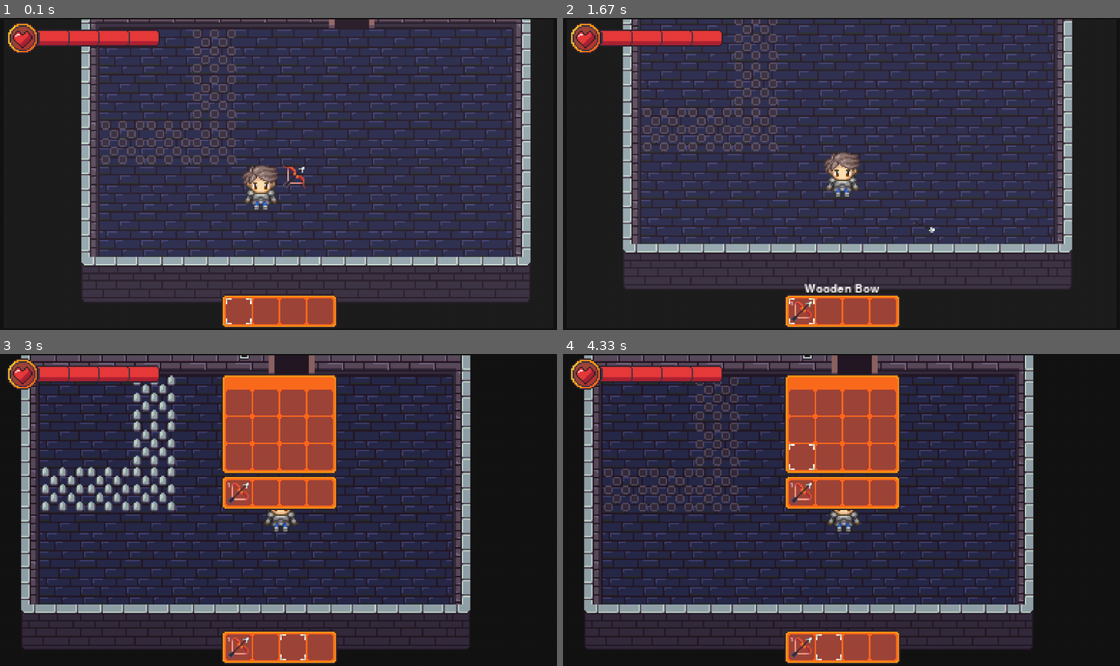
Above: before the commit, frames 1-4 (two rows, left to right).
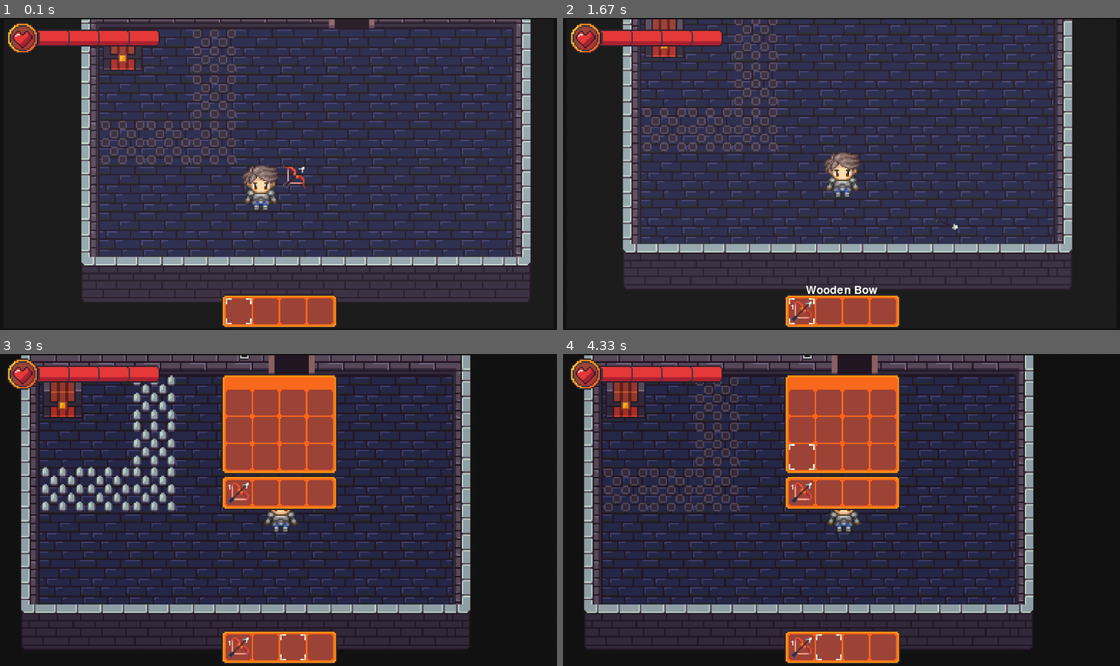
Above: after the commit, the same moments.

Repository: CyberSurge-Dev/PygameTesting
Game: pygame game, started from main.py
Two runs of this game, one before a commit and one after it. Both use one fixed random seed, a clock stepped at 60 frames per second and the inputs below.
Inputs (mouse positions are in pixels of both pictures, inside the frame that each line leads up to):
- Up to frame 1 (0.1 s): no input
- Up to frame 2 (1.67 s): hold D 0.33-0.8 s; tap E at 0.83 s; press the mouse at (925, 64) at 1.2 s; move the mouse to (986, 174) at 1.3 s; release the mouse at (1047, 283) at 1.43 s; click (908, 202) at 1.55 s
- Up to frame 3 (3 s): hold W 1.83-2.13 s; tap 2 at 1.98 s; hold D 2.17-2.63 s; tap 3 at 2.32 s; tap I at 2.67 s
- Up to frame 4 (4.33 s): press the mouse at (886, 400) at 3.03 s; move the mouse to (769, 485) at 3.13 s; release the mouse at (652, 572) at 3.27 s; press the mouse at (858, 400) at 3.37 s; move the mouse to (936, 450) at 3.47 s; release the mouse at (1019, 503) at 3.6 s; press the mouse at (796, 456) at 3.7 s; move the mouse to (785, 538) at 3.8 s; release the mouse at (769, 619) at 3.93 s; hold A from 4 s (still down); tap 2 at 4.15 s

The runs differ from the first frame. In frame 1, 0.4% of the frame differs, in the area x 18-26%, y 9-17%; in frame 2, 0.8%, in the area x 14-71%, y 0-94%; in frame 3, 0.6%; in frame 4, 0.6%.

Commit message:
Added chests, and a simple system to load metadata from save files using tile locations. The font rendering issue was also fixed, but the way it was fixed introduced more issues that need to be fixed.

Diff:
--- a/data/rooms/main_room.json
+++ b/data/rooms/main_room.json
@@ -15,7 +15,7 @@
         "7;0" : {"id":"wall", "variant":0},
         "8;0" : {"id":"wall", "variant":0},
         "9;0" : {"id":"wall", "variant":0},
-        "1;1" : {"id":"floor", "variant":0},
+        "1;1" : {"id":"chest", "meta":{"item":"wooden-bow", "ammount":1}},
         "1;2" : {"id":"floor", "variant":0},
         "1;4" : {"id":"floor", "variant":0},
         "1;5" : {"id":"floor", "variant":0},
--- a/data/saves/test_save/rooms.json
+++ b/data/saves/test_save/rooms.json
@@ -6,16 +6,17 @@
             "1" : "2",
             "2" : "3"
         } ,
-        "entities" : {
-            "0" : true,
-            "1" : true,
-            "2" : true
+        "meta" : {
+
         }
     },
     "1" : {
         "room" : "hallway.json",
         "doors" : {
             "0" : "0"
+        },
+        "meta" : {
+
         }
     }
 }
--- a/scripts/assetMap.py
+++ b/scripts/assetMap.py
@@ -27,7 +27,9 @@
         'note-wall' : InteractableTile(load_images('tiles/note_walls'), True, {}, show_text_box, collision_interactable=False),
         'door' : InteractableTile(load_images('tiles/doors'), False, {}, interactable=False, on_collision=set_room),
         'chest' : InteractableTile(load_images("tiles/")),
-        'spikes' : InteractableTile(load_images('tiles/spikes'), False, {'tick':0, 'cooldown':0, 'spike-time':0, "damage":0, "offset":0}, interactable=False, on_collision=spike_damage, on_render=spike_tick, collision_interactable=False)
+        'spikes' : InteractableTile(load_images('tiles/spikes'), False, {'tick':0, 'cooldown':0, 'spike-time':0, "damage":0, "offset":0}, interactable=False, on_collision=spike_damage, on_render=spike_tick, collision_interactable=False),
+        'chest' : InteractableTile([load_image('tiles/chest/chest.png'), load_image('tiles/chest/open_chest.png')], True, {'item':"NaI", "ammount":1, 'opened':False}, open_chest, None, None, True, False, check_chest_state)
+
     }
     entities = {
         'player': {
@@ -68,6 +70,7 @@
         "respawn-button" : load_image("gui/game_over/respawn_button.png")
     }
     items = {
+        "NaI" : Item("NaI", 1, load_image("items/not_a_item.png")),
         "bucket" : Item("Bucket", 4, load_image('items/bucket.png'), interaction=pickup_item),
         "crushed-can" : Item("Crushed Can", 64, load_image('items/crushed_can.png'), interaction=pickup_item),
         "crumbled-paper" : Item("Crumbled Paper", 64, load_image('items/crumpled_paper.png'), interaction=pickup_item),
--- a/scripts/entities.py
+++ b/scripts/entities.py
@@ -353,9 +353,18 @@
 
     def update(self, player):
         """Update the arrow"""
+        # Check for impacts with enemies
         for enemy in player.tilemap.enemyManager.check_collisions(self.rect()):
             enemy.do_damage(self.damage)
             player.projectiles.remove(self)
+
+        # Check for impacts with the wall
+        for tile in player.tilemap.get_solid_rects_around(self.pos):
+            if self.rect().colliderect(tile):
+                print(self, "is going to be deleted")
+                try: # Use try-except block to avoide having to fix a critical issue with collisions
+                    player.projectiles.remove(self)
+                except: pass
         self.pos[0] += math.cos(self.angle) * self.multiplier
         self.pos[1] += math.sin(self.angle) * self.multiplier
 
--- a/scripts/guiElements.py
+++ b/scripts/guiElements.py
@@ -86,8 +86,8 @@
         self.padding = 4
         self.spacing = 3
         self.counts = []
-        self.font = pygame.font.Font('freesansbold.ttf', 8)
-        self.font_small = pygame.font.Font('freesansbold.ttf', 4)
+        self.font = pygame.font.Font('freesansbold.ttf', int(8*self.scale[1]))
+        self.font_small = pygame.font.Font('freesansbold.ttf', int(5*self.scale[1]))
         self.items = [(None, 0)] * self.max_items
         self.image = image
         self.selected_image = selected_image
@@ -145,7 +145,7 @@
                          (self.padding + self.icon_size * i + self.spacing * i),
                          self.center_pos[1] + self.padding)
                     blit(disp, self.items[i][0].icon, pos)
-                    blit(disp, self.counts[i], pos)
+                    render_font(self.counts[i], self.scale, (pos[0]+2, pos[1]+2))
 
                 else:
                     disp.blit(
@@ -165,7 +165,7 @@
 
         # Display current items name above the item bar
         if self.items[self.slot_selected][0] != None:
-            disp.blit(self.text, ((self.center_pos[0]+(self.size[0]/2))-self.text.get_width()/2, self.center_pos[1]-self.text.get_height()))
+            render_font(self.text, self.scale, ((self.center_pos[0]+(self.size[0]/2))-(self.text.get_width()//self.scale[1])/2, self.center_pos[1]-self.text.get_height()//self.scale[1]))
 
 class TextBox(MenuItem):
     """Class to create a text-box on the screen"""
@@ -190,8 +190,8 @@
     """Class to create a text-box on the screen"""
     def __init__(self, pos, scale, box_image, button_image, text, center=True):
         super().__init__(pos, (box_image.get_width(), box_image.get_height()), scale, [pygame.MOUSEBUTTONDOWN], center)
-        self.font = pygame.font.Font('freesansbold.ttf', 12)
-        self.padding = 2
+        self.font = pygame.font.Font('freesansbold.ttf', int(7*self.scale[1]))
+        self.padding = 8
         self.image = box_image
         self.text = []
         if self.center:
@@ -209,10 +209,10 @@
     def render(self, disp):
         super().render(disp)
         if self.center:
-            temp_pos = [self.center_pos[0]+self.padding*4, self.center_pos[1]+self.padding]
+            temp_pos = [self.center_pos[0]+self.padding, self.center_pos[1]+self.padding//2]
             for font in self.text:
                 render_font(font, self.scale, temp_pos)
-                temp_pos[1] += self.font.get_height()-4
+                temp_pos[1] += self.font.get_height()//self.scale[1]+2
         self.button.render(disp)
 
 
@@ -222,7 +222,7 @@
         self.image = inventory_image
         self.selected_image = selected_image
         self.font_title = pygame.font.Font('freesansbold.ttf', 8)
-        self.font_count = pygame.font.Font('freesansbold.ttf', 4)
+        self.font_count = pygame.font.Font('freesansbold.ttf', int(4*self.scale[1]))
         self.columns = 4
         self.rows = 3
         self.padding = 3
@@ -316,7 +316,7 @@
                     self.center_pos[1]+11+loc[1]*(self.icon_size+2)+loc[1]+1
                 )
                 blit(disp, self.inventory[loc][0].icon, pos)
-                blit(disp, self.counts[loc], pos)
+                render_font(self.counts[loc], self.scale, (pos[0]+2, pos[1]+2))
         # Render ItemBar items
         for loc in range(0, self.itembar.max_items):
             if self.itembar.items[loc][0] != None:
@@ -324,8 +324,8 @@
                     self.center_pos[0]+self.padding+loc*(self.icon_size+2)+loc+1,
                     self.center_pos[1]+75
                 )
-                blit(disp, self.itembar.items[loc][0].icon, pos)
-                blit(disp, self.itembar.counts[loc], pos)
+                blit(disp, self.itembar.items[loc][0].icon, (pos))
+                render_font(self.itembar.counts[loc], self.scale, (pos[0]+2, pos[1]+2))
 
         if self.held and self.selcted != None and self.selcted[2][0] != None:
             mx, my = pygame.mouse.get_pos()
--- a/scripts/interactions.py
+++ b/scripts/interactions.py
@@ -15,6 +15,23 @@
 from scripts.entities import Projectile
 import math
 
+def open_chest(tile, player):
+    """Handles what will happen when a chest is interacted with"""
+    if not tile.meta['opened']:
+        # add items in chest to player inventory
+        for i in range(0, tile.meta.get('ammount', 1)):
+            player.inventory.add(player.tilemap.assetMap.items[tile.meta.get('item', 'NaI')].copy())
+        tile.meta['opened'] = True
+        player.gameManager.add_meta(tile.pos, {'opened' : True})
+        tile.variant = 1
+    else:
+        player.hud.add(str(tile.pos), ClosableTextBox(player.game.dPos.BOTTOM_CENTER, player.game.scale, player.assetMap.gui['text-box'], player.assetMap.gui['close'], ["This chest is empty!"]))
+
+def check_chest_state(tile, *args):
+    """Check the state of the chest, set variant"""
+    if tile.meta['opened']:
+        tile.variant = 1
+
 def fire_arrow(item, event, player):
     """Fire an arrow at event position, using metadata from item"""
     if item.meta['tick'] == 0:
@@ -23,7 +40,8 @@
         print("player: ", pos, " Mouse:", event.pos)
         arrow = player.tilemap.assetMap.entities['arrow'].copy()
         tPos = player.pos.copy()
-        arrow.set([tPos[0], tPos[1]+15], math.atan2((event.pos[1]-pos[1]), (event.pos[0]-pos[0]))) # Set arrow information
+        arrow.set([tPos[0]+16, tPos[1]+13], math.atan2((event.pos[1]-pos[1]), (event.pos[0]-pos[0]))) # Set arrow information, shift arrow start pos in a stupid way
+        print(arrow, "has been added to projectiles")
         player.projectiles.append(arrow)
         item.meta['tick'] = 1 # set to one to activate cooldown
 
@@ -36,12 +54,6 @@
     print("Text-Box")
     player.hud.add(str(item.pos), ClosableTextBox(player.game.dPos.BOTTOM_CENTER, player.game.scale, player.assetMap.gui['text-box'], player.assetMap.gui['close'], item.meta['text']))
     print("CALLED RENDER")
-
-def render_trash(disp, offset, game, loc):
-    blit(disp, game.trash_font, (loc[0]*game.tilemap.tile_size-offset[0], loc[1]*game.tilemap.tile_size-offset[1]))
-
-def render_recycle(disp, offset, game, loc):
-    blit(disp, game.recyclables_text, (loc[0]*game.tilemap.tile_size-offset[0], loc[1]*game.tilemap.tile_size-offset[1]))
 
 def on_interact_trash(item, player):
     for attribute in player.itembar.items[player.itembar.slot_selected][0].attributes:
@@ -81,7 +93,7 @@
     if tile.collision_interactable:
         args[1].health_bar.damage(tile.meta['damage'])
 
-def spike_tick(tile, disp, offset, tilesize, *args):
+def spike_tick(tile, *args):
     """Increment spike ticks"""
     # Check offset
     if tile.meta['offset'] >= 0:
--- a/scripts/newTilemap.py
+++ b/scripts/newTilemap.py
@@ -42,7 +42,7 @@
         self.tile_groups = {}
         self.enemyManager = EnemyManager()
 
-    def load(self, filename):
+    def load(self, filename, gameManager):
         """Load the tilemap from a provided dictionary"""
         with open(BASE_TILEMAP_PATH + filename, "r") as f:
             tile_data = json.load(f)
@@ -52,6 +52,7 @@
         self.items = {}  # Item objects to be rendered on the tilemap
         self.tile_groups = {}
         self.enemyManager = EnemyManager()
+        print(gameManager.rooms)
 
         # Load information from Tilemap
         for k, v in tile_data.get('tilemap', {}).items():
@@ -60,6 +61,8 @@
             tile.pos = tuple([int(x) for x in k.split(";")])
             tile.variant = v.get('variant', 0)
             tile.meta.update(v.get('meta', {}))
+            tile.meta.update(gameManager.get_meta(tile.pos)) # Update with data from rooms.json
+
             tile.meta = tile.meta.copy()
             # Put the tile into the tilemap
             self.tilemap[tuple([int(x) for x in k.split(";")])] = tile
@@ -207,7 +210,6 @@
         # Set rect to collide with
         for tile in self.get_interactable_tiles_around((rect.x, rect.y)):
             if pygame.Rect(tile.pos[0]*self.tile_size, tile.pos[1]*self.tile_size, self.tile_size, self.tile_size).colliderect(rect):
-                print(tile)
                 tile.collision(tile, *args)
 
     def add_tile(self, pos, tile):
--- a/scripts/utils.py
+++ b/scripts/utils.py
@@ -46,15 +46,25 @@
         self.tilemap = tilemap
         with open(save_file+'/rooms.json') as f:
             self.rooms = {int(k): v for k, v in json.load(f).items()}
-        self.tilemap.load(self.rooms[0]['room'])
         self.current_room = 0
+        self.tilemap.load(self.rooms[0]['room'], self) # Load tilemap
+
 
     def set_room(self, room):
-        self.tilemap.load(self.rooms[room]['room'])
+        self.tilemap.load(self.rooms[room]['room'], self)
 
     def set_room_from_id(self, door_id):
-        self.tilemap.load(self.rooms[ int(self.rooms[self.current_room]['doors'][str(door_id)]) ] ['room'])
         self.current_room = int(self.rooms[self.current_room]['doors'][str(door_id)])
+        self.tilemap.load(self.rooms[ self.current_room ] ['room'], self)
+
+    def add_meta(self, key, value):
+        """Add a key-value pair to room meta-data"""
+        self.rooms[self.current_room].get('meta', {})[key] = value
+
+    def get_meta(self, key):
+        """Get value from room meta-deta"""
+        # print(self.current_room, key, self.rooms[self.current_room].get('meta', {}).get(key, {}))
+        return self.rooms[self.current_room].get('meta', {}).get(key, {})
 
 class Settings():
 
Binary file changed: data/images/tiles/chest/chest.png
Binary file added: data/images/tiles/chest/locked_chest.png
Binary file added: data/images/tiles/chest/open_chest.png
